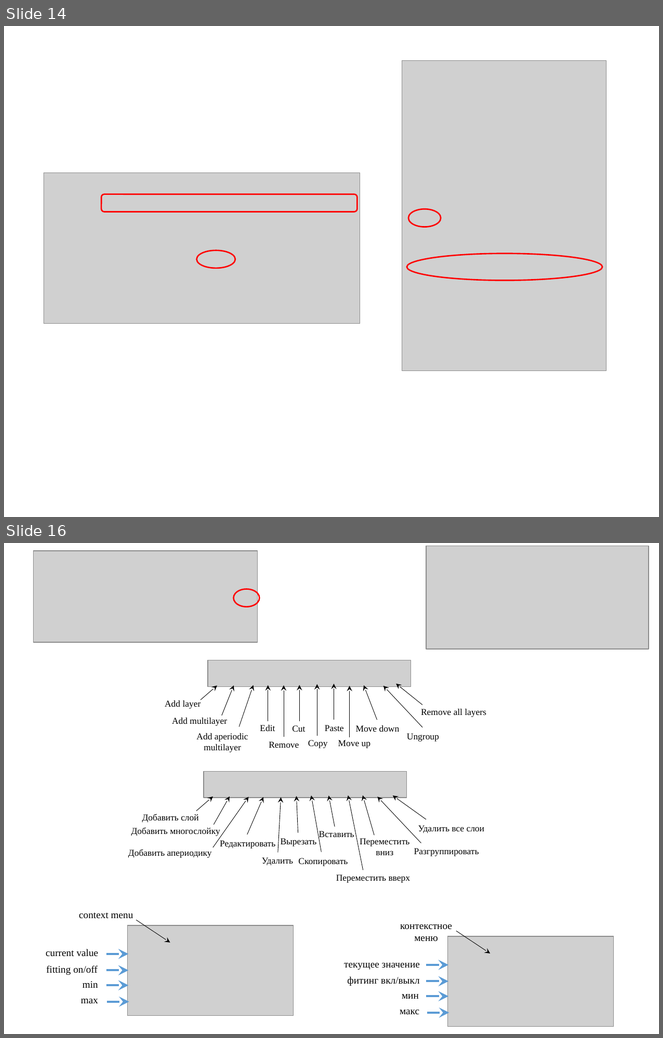
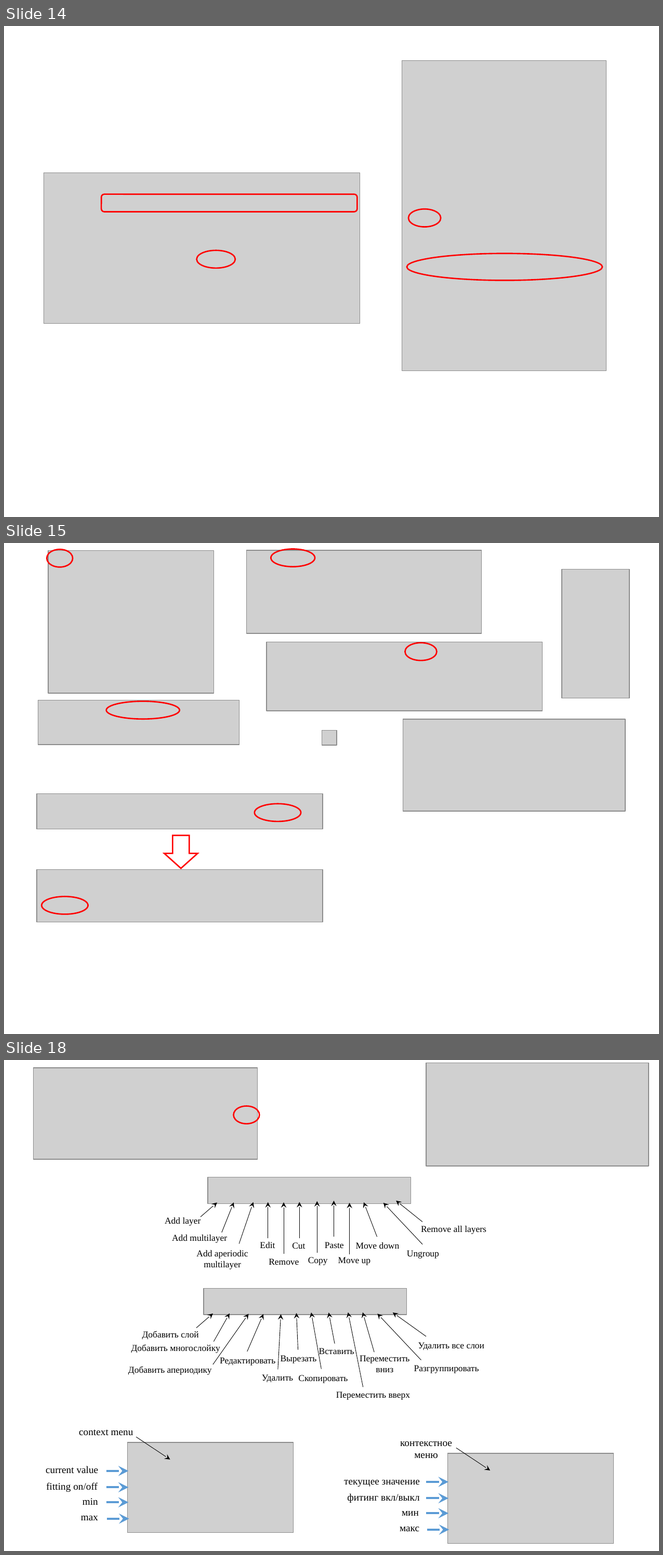
Before and after one commit to svech/Multifitting, a slide deck: manual/Pictures 2.0.pptx. Shown one above the other, each under a label of ours: slides 14 and 16 before the commit, slides 14, 15 and 18 after it; the slides between them are not shown. The pictures are 663x1038 and 663x1555 pixels, drawn with LibreOffice and Linux fonts; fonts in the diff are those of the drawing; grey boxes stand for pictures. Boxes give left, top, right and bottom in pixels: in the first picture for what was removed or moved away, otherwise in the second. Text is boxed around its words. In the diff, an @@ line names an element or a change of style, - is before the commit and + after.

```diff
--- a/manual/Pictures 2.0.pptx
+++ b/manual/Pictures 2.0.pptx
@@ slide 15 added at (x1=4, y1=543, x2=659, y2=1034), background #FFFFFF @@
@@ ellipse added at (x1=47, y1=550, x2=73, y2=567), outline #FF0000 1.5 pt @@
@@ picture added at (x1=48, y1=551, x2=214, y2=694) @@
@@ picture added at (x1=246, y1=550, x2=481, y2=633) @@
@@ ellipse added at (x1=271, y1=549, x2=314, y2=566), outline #FF0000 1.5 pt @@
@@ picture added at (x1=562, y1=569, x2=630, y2=698) @@
@@ picture added at (x1=267, y1=642, x2=543, y2=711) @@
@@ ellipse added at (x1=405, y1=643, x2=437, y2=661), outline #FF0000 1.5 pt @@
@@ picture added at (x1=38, y1=700, x2=239, y2=745) @@
@@ ellipse added at (x1=106, y1=702, x2=180, y2=719), outline #FF0000 1.5 pt @@
@@ picture added at (x1=403, y1=719, x2=626, y2=812) @@
@@ picture added at (x1=322, y1=730, x2=337, y2=745) @@
@@ group added at (x1=37, y1=794, x2=322, y2=923): 2 pictures, 2 ellipses, 1 right arrow @@
@@ what was slide 16 is now slide 18 @@
```
Also in this commit, not shown: 2 other slides added, 1 slide removed, 3 other files.
